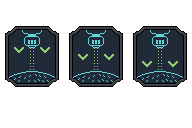
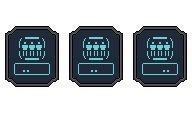
The second (192, 128) image is a revision of the first. Changes to its layers:
painted on "Pasted Layer #2" over [135,28,185,85]
painted on "Pasted Layer #1" over [71,28,121,85]
painted on "Pasted Layer" over [7,28,57,85]
